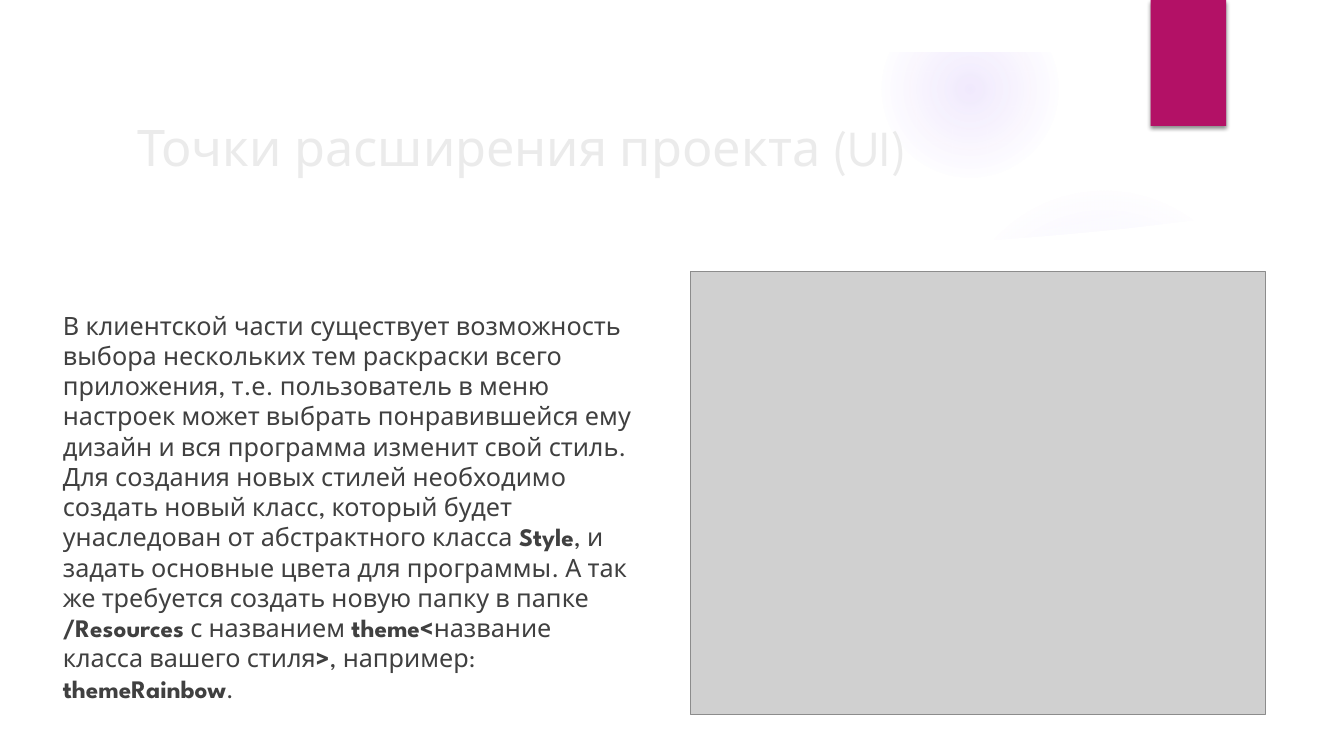
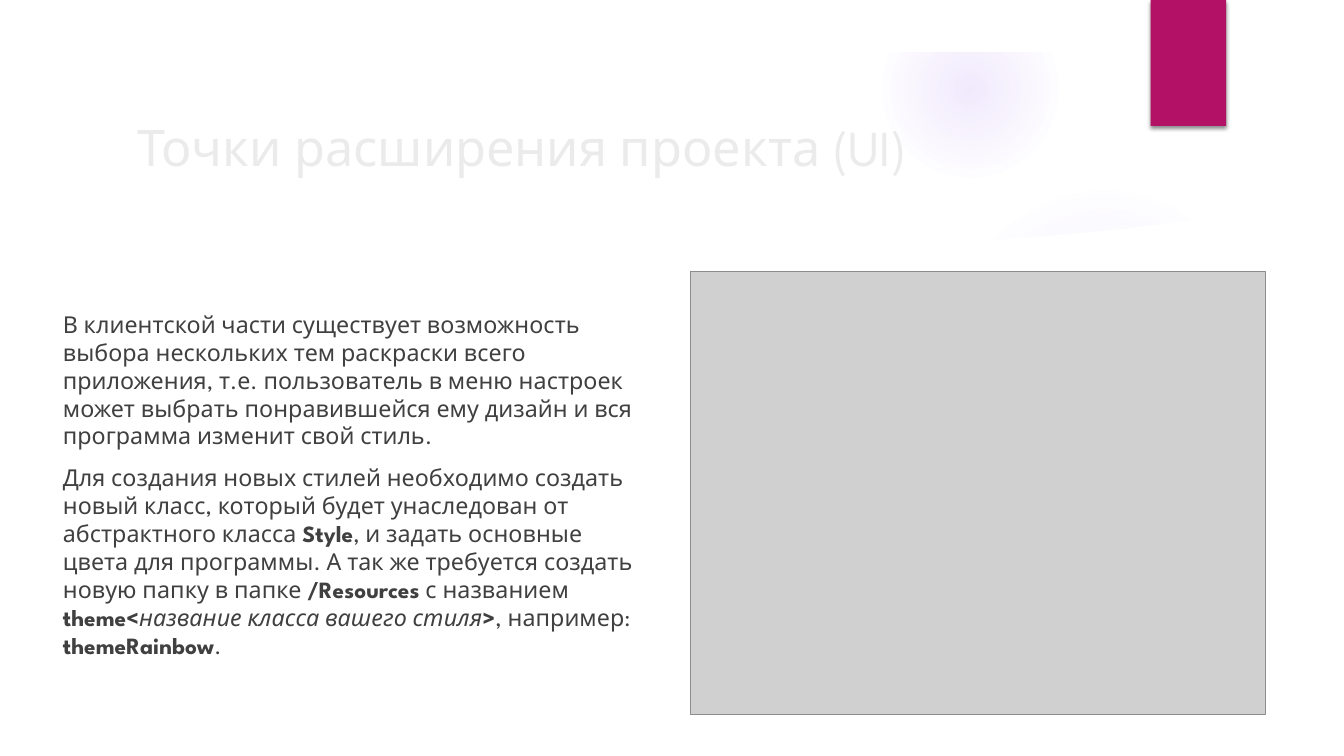
Before and after one commit to DrunkBearEKB/Telepuziki-Chat, a slide deck: slide 3 of Telepuziki-Chat.pptx. Drawn at 1344x756 pixels with LibreOffice and Linux fonts; fonts in the diff are those of the drawing; grey boxes stand for pictures; background and template pictures are left out. Boxes give left, top, right and bottom in pixels: in the first picture for what was removed or moved away, otherwise in the second. Text is boxed around its words. In the diff, an @@ line names an element or a change of style, - is before the commit and + after.

```diff
--- a/Telepuziki-Chat.pptx
+++ b/Telepuziki-Chat.pptx
@@ text at box(63, 315, 632, 655): text changed; size 18 to 16.6 pt @@
-В клиентской части существует возможность выбора нескольких тем раскраски всего приложения, т.е. пользователь в меню настроек может выбрать понравившейся ему дизайн и вся программа изменит свой стиль. Для создания новых стилей необходимо создать новый класс, который будет унаследован от абстрактного класса Style, и задать основные цвета для программы. А так же требуется создать новую папку в папке /Resources с названием theme<название класса вашего стиля>, например: themeRainbow.
+В клиентской части существует возможность выбора нескольких тем раскраски всего приложения, т.е. пользователь в меню настроек может выбрать понравившейся ему дизайн и вся программа изменит свой стиль.
+Для создания новых стилей необходимо создать новый класс, который будет унаследован от абстрактного класса Style, и задать основные цвета для программы. А так же требуется создать новую папку в папке /Resources с названием theme<название класса вашего стиля>, например: themeRainbow.
```
Also in this commit, not shown: 8 other files.
